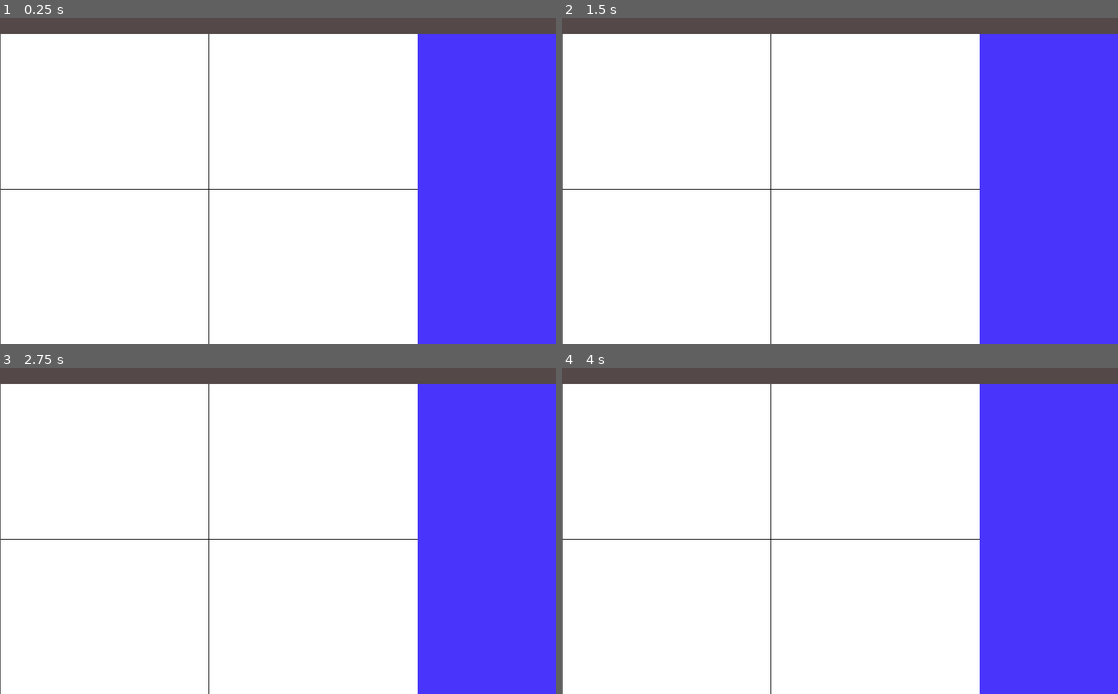
Above: before the commit, frames 1-4 (two rows, left to right).
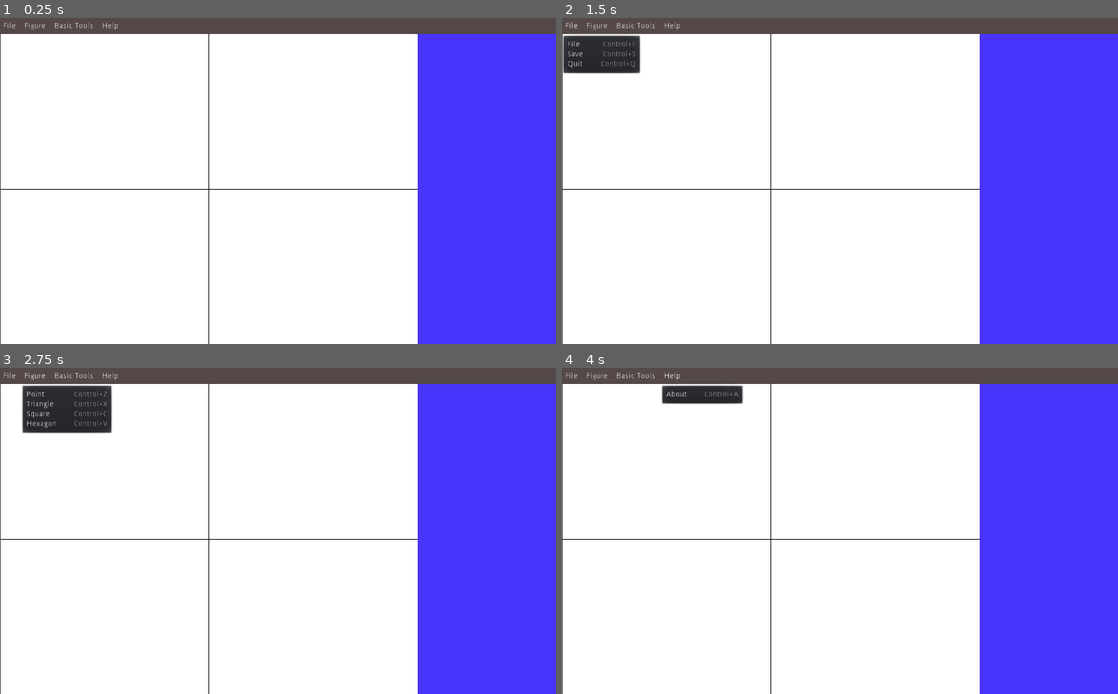
Above: after the commit, the same moments.

Repository: luismariotti1/Geo2D
Game: Godot game, scene res://Main/Main.tscn
The game is run twice, just before and just after one commit, with the same random seed, the same clock (stepped at 60 frames per second) and the same inputs.
Inputs (mouse positions are in pixels of both pictures, inside the frame that each line leads up to):
- Up to frame 1 (0.25 s): no input
- Up to frame 2 (1.5 s): click (567, 27) at 0.52 s; click (573, 27) at 1.25 s, where only the run after the commit has a clickable "File"
- Up to frame 3 (2.75 s): click (33, 377) at 2 s, where only the run after the commit has a clickable "Figure"
- Up to frame 4 (4 s): click (634, 377) at 2.75 s, where only the run after the commit has a clickable "Basic Tools"; click (673, 377) at 3.5 s, where only the run after the commit has a clickable "Help"

The runs differ from the first frame. In frame 1, 0.1% of the frame differs, in the area x 0-22%, y 1-4%; in frame 2, 1.8%; in frame 3, 2.5%, in the area x 0-22%, y 1-21%; in frame 4, 1.0%.
Error before the commit: Parse Error: The identifier "Abrir" isn't declared in the current scope. (res://GUI/Menus/MenuBar/MenuBar.gd:11)

Commit message:
MenuBar Quase pronto

Diff:
--- a/GUI/Menus/MenuBar/MenuBar.gd
+++ b/GUI/Layout/Layout.gd
@@ -8,10 +8,12 @@
 
 # Called when the node enters the scene tree for the first time.
 func _ready():
-	$MenuBar.add_child(Abrir, "Abrir");
-	$MenuBar.get_popup().add_item("Salvar");
-	$MenuBar.get_popup().add_item("Fechar");
+	$MenuButtonHelp.get_popup().connect("id_pressed", self, "_on_item_help_pressed")
 
+func _on_item_help_pressed(id):
+	var item_name = $MenuButtonHelp.get_popup().get_item_text(id)
+	if item_name == "About":
+		$WindowDialogAbout.popup()
 
 # Called every frame. 'delta' is the elapsed time since the previous frame.
 #func _process(delta):
--- a/GUI/Menus/MenuBar/MenuBar.tscn
+++ b/GUI/Menus/MenuBar/MenuBar.tscn
@@ -1,11 +1,25 @@
-[gd_scene load_steps=2 format=2]
+[gd_scene load_steps=7 format=2]
 
-[ext_resource path="res://GUI/Menus/MenuBar/MenuBar.gd" type="Script" id=1]
+[ext_resource path="res://GUI/Menus/MenuBar/MenuButtonArq.gd" type="Script" id=1]
+[ext_resource path="res://GUI/Menus/MenuBar/MenuButtonMain.gd" type="Script" id=2]
+[ext_resource path="res://GUI/Menus/MenuBar/MenuButtonTools.gd" type="Script" id=3]
+[ext_resource path="res://GUI/Menus/MenuBar/MenuButtonFig.gd" type="Script" id=4]
+[ext_resource path="res://GUI/Menus/MenuBar/MenuButtonHelp.gd" type="Script" id=5]
+
+[sub_resource type="Theme" id=1]
 
 [node name="MenuBar" type="Control"]
 margin_right = 1024.0
 margin_bottom = 30.0
-script = ExtResource( 1 )
+__meta__ = {
+"_edit_horizontal_guides_": [ -88.0 ],
+"_edit_use_anchors_": false
+}
+
+[node name="MenuButtonMain" type="MenuButton" parent="."]
+margin_right = 12.0
+margin_bottom = 30.0
+script = ExtResource( 2 )
 __meta__ = {
 "_edit_use_anchors_": false
 }
@@ -17,3 +31,93 @@
 __meta__ = {
 "_edit_use_anchors_": false
 }
+
+[node name="HBoxContainer" type="HBoxContainer" parent="."]
+anchor_right = 1.0
+anchor_bottom = 1.0
+__meta__ = {
+"_edit_use_anchors_": false
+}
+
+[node name="MenuButtonArq" type="MenuButton" parent="HBoxContainer"]
+margin_right = 35.0
+margin_bottom = 30.0
+focus_mode = 2
+text = "File"
+align = 0
+switch_on_hover = true
+script = ExtResource( 1 )
+__meta__ = {
+"_edit_use_anchors_": false
+}
+
+[node name="MenuButtonFig" type="MenuButton" parent="HBoxContainer"]
+margin_left = 39.0
+margin_right = 90.0
+margin_bottom = 30.0
+focus_mode = 2
+text = "Figure"
+align = 0
+switch_on_hover = true
+script = ExtResource( 4 )
+__meta__ = {
+"_edit_use_anchors_": false
+}
+
+[node name="MenuButtonTools" type="MenuButton" parent="HBoxContainer"]
+margin_left = 94.0
+margin_right = 178.0
+margin_bottom = 30.0
+focus_mode = 2
+text = "Basic Tools"
+align = 0
+switch_on_hover = true
+script = ExtResource( 3 )
+__meta__ = {
+"_edit_use_anchors_": false
+}
+
+[node name="MenuButtonHelp" type="MenuButton" parent="HBoxContainer"]
+margin_left = 182.0
+margin_right = 224.0
+margin_bottom = 30.0
+focus_mode = 2
+text = "Help"
+align = 0
+switch_on_hover = true
+script = ExtResource( 5 )
+__meta__ = {
+"_edit_use_anchors_": false
+}
+
+[node name="WindowDialogAbout" type="WindowDialog" parent="HBoxContainer/MenuButtonHelp"]
+anchor_left = 0.0781715
+anchor_top = 0.260006
+anchor_right = 1.19722
+anchor_bottom = -0.106661
+margin_left = 256.0
+margin_top = 200.0
+margin_right = 400.0
+margin_bottom = 400.0
+size_flags_horizontal = 0
+size_flags_vertical = 0
+theme = SubResource( 1 )
+popup_exclusive = true
+window_title = "About Geo2D"
+resizable = true
+__meta__ = {
+"_edit_use_anchors_": false
+}
+
+[node name="Label" type="Label" parent="HBoxContainer/MenuButtonHelp/WindowDialogAbout"]
+anchor_right = 1.0
+anchor_bottom = 1.0
+text = "Descrição: Geo2D é um programa para criar e manipular figuras planas regulares e irregulares.
+
+Versão: Geo2D 1.0
+
+Desenvolvedores: Diegão, Rondônia e Luixxz"
+autowrap = true
+__meta__ = {
+"_edit_use_anchors_": true
+}
--- /dev/null
+++ b/GUI/Menus/MenuBar/MenuButtonArq.gd
@@ -0,0 +1,25 @@
+extends 'res://GUI/Menus/MenuBar/MenuButtonMain.gd'
+
+# Declare member variables here. Examples:
+# var a = 2
+# var b = "text"
+
+# Called when the node enters the scene tree for the first time.
+func _ready():
+	for i in ["File","Save","Quit"]:
+		get_popup().add_item(i)
+	get_popup().set_item_shortcut(0,set_shortcut(KEY_F),true)
+	get_popup().set_item_shortcut(1,set_shortcut(KEY_S),true)
+	get_popup().set_item_shortcut(2,set_shortcut(KEY_Q),true)
+
+	get_popup().connect("id_pressed", self, "_on_item_pressed")
+
+func _on_item_pressed(id):
+	var item_name = get_popup().get_item_text(id)
+	if item_name == "Quit":
+		get_tree().quit()
+
+
+# Called every frame. 'delta' is the elapsed time since the previous frame.
+#func _process(delta):
+#	pass
--- /dev/null
+++ b/GUI/Menus/MenuBar/MenuButtonFig.gd
@@ -0,0 +1,21 @@
+extends 'res://GUI/Menus/MenuBar/MenuButtonMain.gd'
+
+
+# Declare member variables here. Examples:
+# var a = 2
+# var b = "text"
+
+
+# Called when the node enters the scene tree for the first time.
+func _ready():
+	for i in ['Point','Triangle','Square','Hexagon']:
+		get_popup().add_item(i)
+
+	get_popup().set_item_shortcut(0,set_shortcut(KEY_Z),true)
+	get_popup().set_item_shortcut(1,set_shortcut(KEY_X),true)
+	get_popup().set_item_shortcut(2,set_shortcut(KEY_C),true)
+	get_popup().set_item_shortcut(3,set_shortcut(KEY_V),true)
+
+# Called every frame. 'delta' is the elapsed time since the previous frame.
+#func _process(delta):
+#	pass
--- /dev/null
+++ b/GUI/Menus/MenuBar/MenuButtonHelp.gd
@@ -0,0 +1,23 @@
+extends 'res://GUI/Menus/MenuBar/MenuButtonMain.gd'
+
+
+# Declare member variables here. Examples:
+# var a = 2
+# var b = "text"
+
+
+# Called when the node enters the scene tree for the first time.
+func _ready():
+	get_popup().add_item("About")
+	get_popup().connect("id_pressed", self, "_on_item_help_pressed")
+	get_popup().set_item_shortcut(0,set_shortcut(KEY_A),true)
+
+func _on_item_help_pressed(id):
+	var item_name = get_popup().get_item_text(id)
+	if item_name == "About":
+		$WindowDialogAbout.popup()
+
+
+# Called every frame. 'delta' is the elapsed time since the previous frame.
+#func _process(delta):
+#	pass
--- /dev/null
+++ b/GUI/Menus/MenuBar/MenuButtonMain.gd
@@ -0,0 +1,20 @@
+extends MenuButton
+
+
+# Declare member variables here. Examples:
+# var a = 2
+# var b = "text"
+
+
+# Called when the node enters the scene tree for the first time.
+func _ready():
+	pass # Replace with function body.
+
+
+func set_shortcut(key):
+	var shortcut = ShortCut.new()
+	var inputeventkey = InputEventKey.new()
+	inputeventkey.set_scancode(key)
+	inputeventkey.control = true
+	shortcut.set_shortcut(inputeventkey)
+	return shortcut
--- /dev/null
+++ b/GUI/Menus/MenuBar/MenuButtonTools.gd
@@ -0,0 +1,20 @@
+extends 'res://GUI/Menus/MenuBar/MenuButtonMain.gd'
+
+
+# Declare member variables here. Examples:
+# var a = 2
+# var b = "text"
+
+
+# Called when the node enters the scene tree for the first time.
+func _ready():
+	for i in ['Translation','Scale','Rotation']:
+		get_popup().add_item(i)
+
+	get_popup().set_item_shortcut(0,set_shortcut(KEY_1),true)
+	get_popup().set_item_shortcut(1,set_shortcut(KEY_2),true)
+	get_popup().set_item_shortcut(2,set_shortcut(KEY_3),true)
+
+# Called every frame. 'delta' is the elapsed time since the previous frame.
+#func _process(delta):
+#	pass
--- a/project.godot
+++ b/project.godot
@@ -10,7 +10,6 @@
 
 _global_script_classes=[  ]
 _global_script_class_icons={
-
 }
 
 [application]
